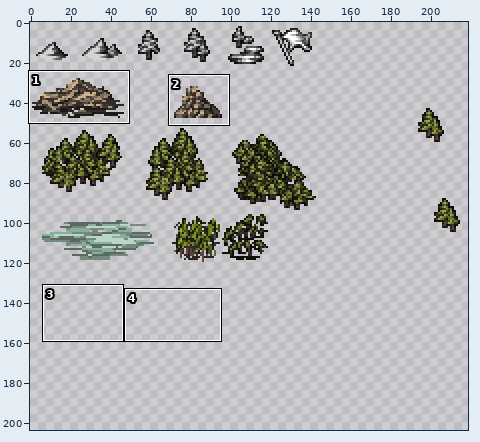
Two versions of one sprite sheet, content/WorldMap/worldmap.doodads.00.png. Above, an overview of the earlier version with the close-up marked.
Close-up. Before the edit:
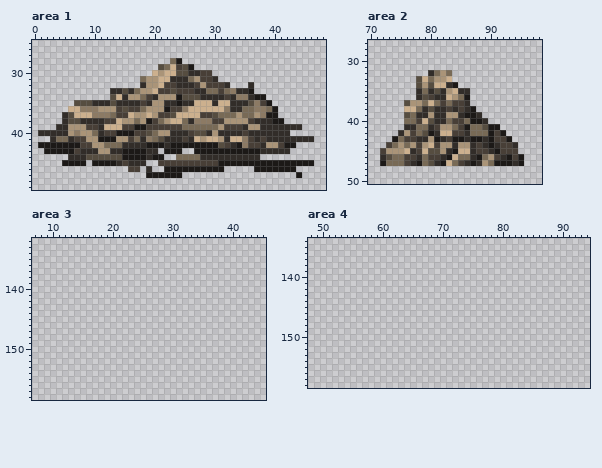
The file is 256x256 pixels. Colours within 5 levels of each other are drawn and written as one. Shown: area 1: x 0..48, y 25..49; area 2: x 70..98, y 27..50; area 3: x 7..45, y 132..158; area 4: x 48..94, y 134..158. The wide view leaves out empty margins. The commit also changed other parts of the picture, which this record leaves out.
The result:
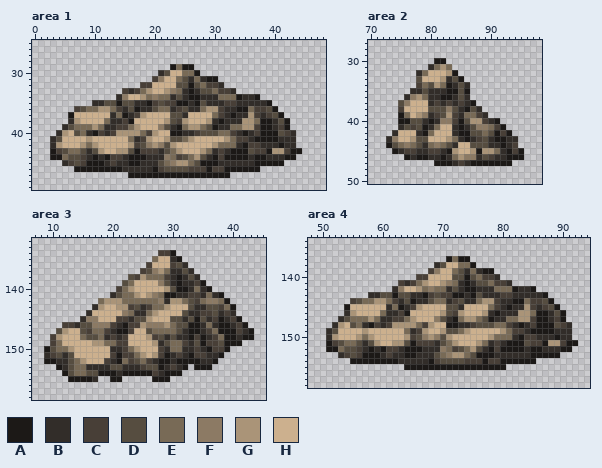
Palette (. is transparent): A #1c1917  B #322d29  C #483f37  D #564d40  E #786a56  F #8c7a64  G #aa9478  H #ccb08e
Edits made:
Changed rows in their new state; - is an unchanged pixel.
Area 1:
first column x 1:
28 ----------------------..----------------------
29 --------------------..AEA---------------------
30 -------------------.BD-HEEA..-----------------
31 -----------------..CF-HEDBEBAA----------------
32 -----------------CCH-HHDDADE--B.---.----------
33 ------------..C-CE--HGFEBA-DD--CB...----------
34 ------------.BFHHGEFEEBDBAA---EEEAB--.--------
35 ------...--D-ADD-BACDCC-A-ADB-BCC--BBB--------
36 -----.CDEE--E-BDABBDEEB-DBBEGGCB-AA-CCD-------
37 ----.A---HHHBEABC--HHH-DB--HHECBABBGCBCDA-----
38 ----.BGHHHHEBBCAHHHHH-DCGHHHGBABBB-GEAABDA----
39 ---.-DEEEGEBBC-EGHHHFDBA-GG-DABBEEG-CAA-CA..--
40 ...-GHDEBACB-GGGGECGHHAA-BC-DDEEC-A-CAAADCB---
41 ---DHHHH-HHHHHHEBCGHHGDDEG-H--HGECCBAAAA---...
42 ..BGHHHGE-HHHHHGCDFGFDGHHHHHHGEEEBA---BBABB---
43 -.-CDEED-D-HHGGD-CCCBDEGHHHGEBCB---DCCAGGCAA--
44 --AAEDDCBABACCB----BBFECD-GD-ACAAAA-AABBBAA---
45 ----BCDCA--BC-BAA-BBDEFGGEDAAABBBBBB-----.....
46 ------AAAAAAAABBBB-ACDDDDCCC-CCAAAAA-......---
47 ---------------AAA------AAAAAAAA-----------.--
Area 2:
first column x 72:
30 ---------AA-------------
31 --------BEGE------------
32 ------BEHHHGA-----------
33 --------HH-BDA----------
34 ------CE-GEABDB---------
35 -----B-D-B-AADA---------
36 ----BFGEB-AABDB---------
37 ---DFHHHBCBCB--A--------
38 ---C--HH-DDFDBADB-------
39 ---AEHGFBCD-C-EECB------
40 ---AADDBA-FF-ADGGCBA----
41 ---BDCDA-EHHBABDFFECA---
42 --BHHHBAEH--BAADD-DACA--
43 -BFHHGDDHHHGEBABCDBAABB-
44 -ADEFEDBEFED-HHDDDB-ABC-
45 ..ABCCBBCCBAG--GAGGEBA-A
46 ....ABAABBABEGFFBDCB--A-
47 .........A-AB---AAA---..
Area 3:
first column x 9:
134 -------------------CCA-------------
135 ------------------EHHBA------------
136 -----------------CHHHCDB-----------
137 ----------------CDFGEBBDB----------
138 --------------DCGEEECBABDB---------
139 -------------DEHHHHFDBABBCA--------
140 ------------CEGHHHHHGDAABEBA-------
141 -----------BDEEGHGFEAABBCCBEBA-----
142 ---------EGGGEEEEEEFBGGEDCEFFEA----
143 --------BGHHGGCDBCEEGHHHDBBDDCEA---
144 -------BHHHHHFEBBEGHHHHDBBCCDBCB---
145 ------BFFHHHCCBDDGHHHDDBDADBCABCA--
146 ---CCBDDFFFCBACCGFFFGEDDAABEBAABCA-
147 --DGHHDCEECBAACHHDEEEEDBAABCEAAACBA
148 -CGHHHEDDEBCBCHHHGCDBDBBACABCEAABAA
149 -CEHHHHHGGEECCHHHHGBDEECBDACCDAAA--
150 ADEEGHHHHHHBBCEGHHHCBEEBBCBACCA----
151 BCDBDHHHHHHCACCEGHGCABCBACCBBA-----
152 AABBDEGHHHCBAECDECBAABAAAABBA------
153 --ABDEEBBBBDDBBBCDDABCBA-AAA-------
154 ---ADEEDDAAABAAAAACBAAA------------
155 ----AAAAB--AA-----AAA--------------
Area 4:
first column x 51:
137 --------------------AEAA------------------
138 ------------------BDHHEEA-----------------
139 -----------------CFHHEDBEBAA--------------
140 ---------------CCHHHHDDADECCB-------------
141 ------------CBCEGHHGFEBABDDECCB-----------
142 -----------BFHHGEFEEBDBAABBBEEEABBA-------
143 -------BBDDADDBBACDCCAABADBBBCCBBBBBA-----
144 ----CDEEGGECBDABBDEEBCDBBEGGCBBAAECCDA----
145 ---AHHHHHHBEABCGHHHHDDBHHHHECBABBGCBCDA---
146 ---BGHHHHEBBCAHHHHHGDCGHHHGBABBBGGEAABDA--
147 --BDEEEGEBBCCEGHHHFDBAEGGEDABBEEGGCAABCA--
148 -BGHDEBACBCGGGGECGHHAABBCDDDEECBABCAAADCB-
149 BDHHHHGHHHHHHEBCGHHGDDEGHHHHHGECCBAAAABBB-
150 BGHHHGEGHHHHHGCDFGFDGHHHHHHGEEEBACCBBBABB-
151 ACDEEDBDGHHGGDACCCBDEGHHHGEBCBAAADCCAGGCAA
152 AAEDDCBABACCBAAABBBFECDEGDBACAAAABAABBBAA-
153 --BCDCAAABCBBAABBBDEFGGEDAAABBBBBBAAAAA---
154 ----AAAAAAAABBBBBACDDDDCCCACCAAAAAA-------
155 -------------AAAAAAAAAAAAAAAAA------------
